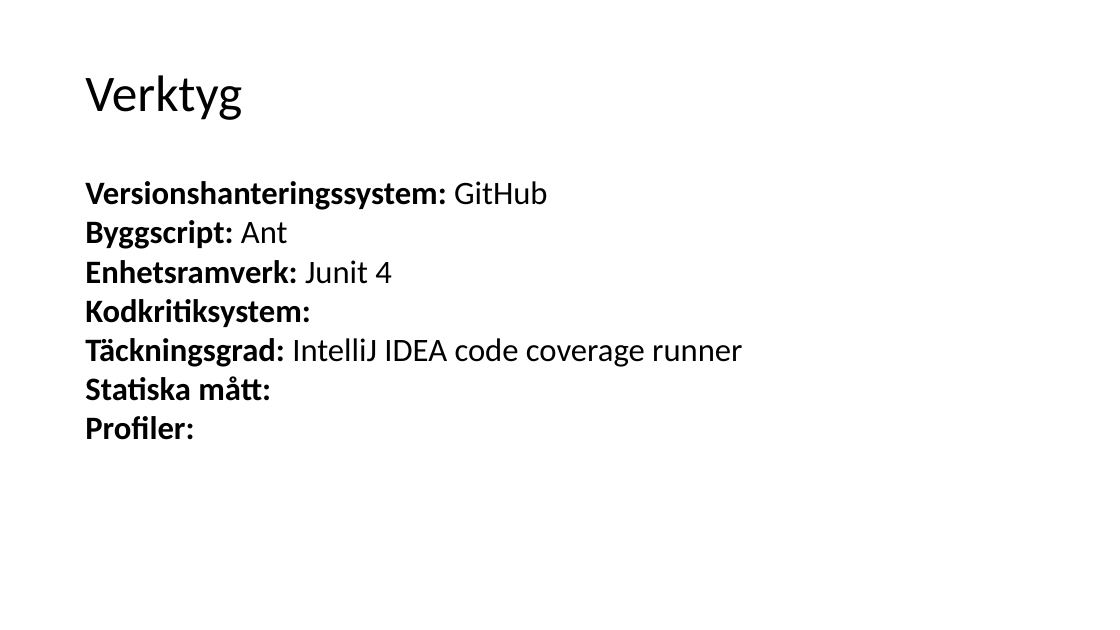
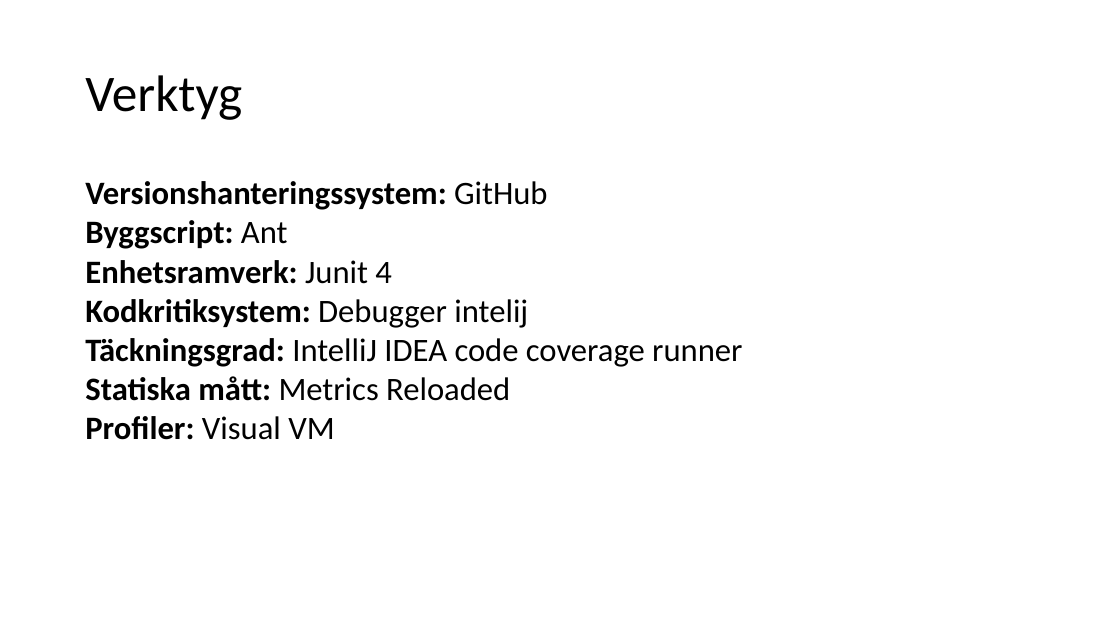
Before and after one commit to fyrtio2/projektINTE, a slide deck: slide 2 of 01 Dokumentation/slutredovisning.pptx. Drawn at 1120x630 pixels with LibreOffice and Linux fonts; fonts in the diff are those of the drawing. Boxes give left, top, right and bottom in pixels: in the first picture for what was removed or moved away, otherwise in the second. Text is boxed around its words. In the diff, an @@ line names an element or a change of style, - is before the commit and + after.

Commit message:
pptx

```diff
--- a/01 Dokumentation/slutredovisning.pptx
+++ b/01 Dokumentation/slutredovisning.pptx
@@ text at box(85, 299, 528, 328): text changed @@
-Kodkritiksystem:
+Kodkritiksystem: Debugger intelij
@@ text at box(85, 376, 510, 440): text changed; bold off @@
-Statiska mått:
-Profiler:
+Statiska mått: Metrics Reloaded
+Profiler: Visual VM
```
